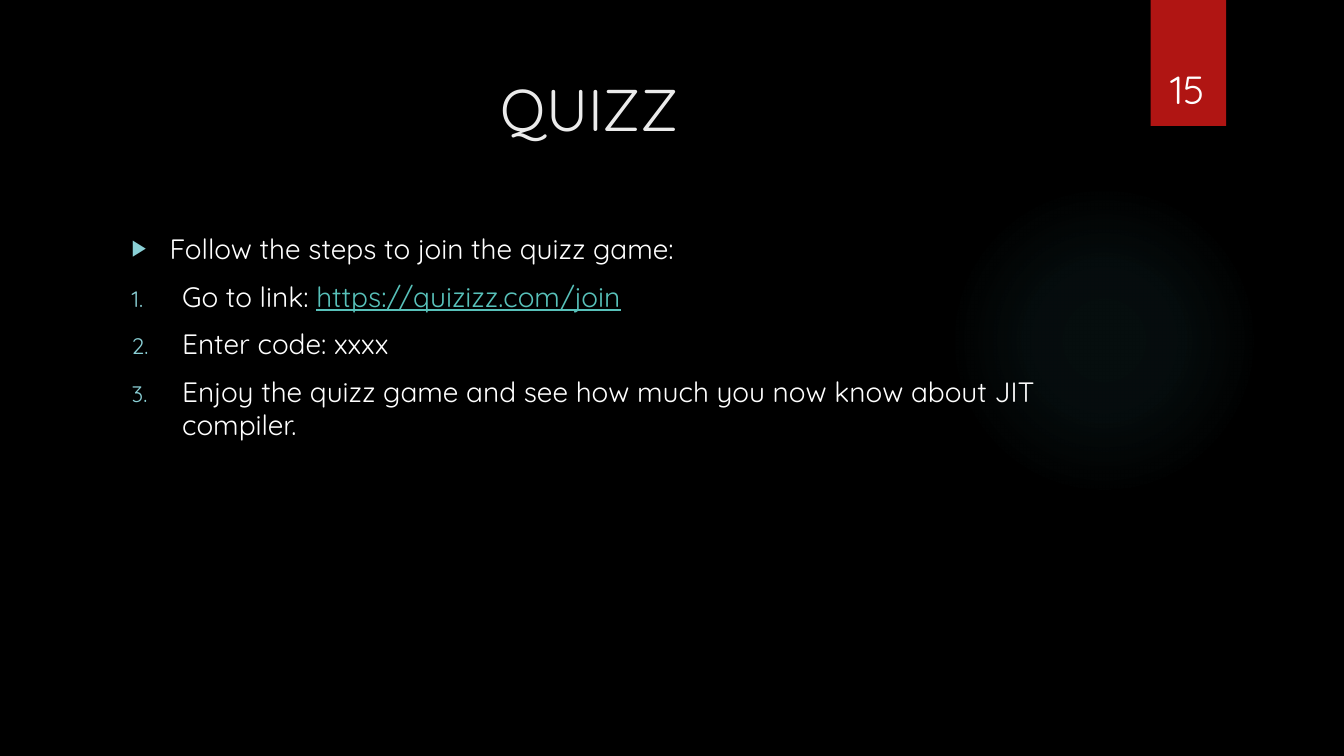
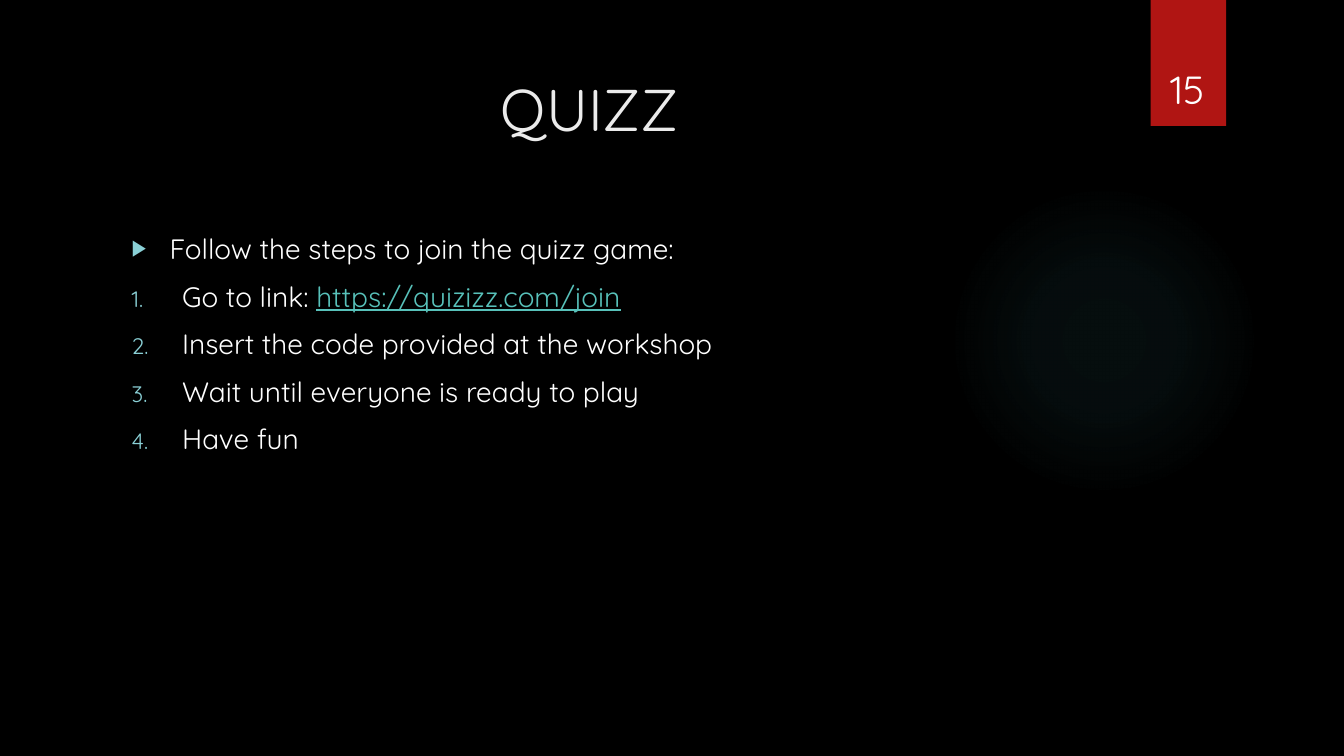
Before and after one commit to sebivenlo/esd-2024-jit-compiler, a slide deck: slide 15 of documents/presentation/presentation jit compiler.pptx. Drawn at 1344x756 pixels with LibreOffice and Linux fonts; fonts in the diff are those of the drawing; background and template pictures are left out. Boxes give left, top, right and bottom in pixels: in the first picture for what was removed or moved away, otherwise in the second. Text is boxed around its words. In the diff, an @@ line names an element or a change of style, - is before the commit and + after.

```diff
--- a/documents/presentation/presentation jit compiler.pptx
+++ b/documents/presentation/presentation jit compiler.pptx
@@ text at (182, 333, 712, 450): text changed @@
-2. Enter code: xxxx
-3. Enjoy the quizz game and see how much you now know about JIT compiler.
+2. Insert the code provided at the workshop
+3. Wait until everyone is ready to play
+4. Have fun
```
Also in this commit, not shown: 2 other files.
